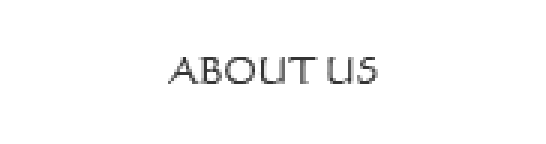
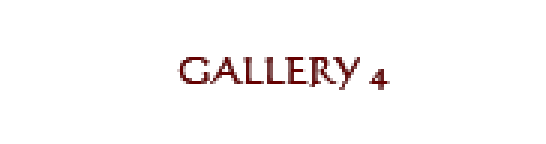
Comparing the layer stacks of the two 546x144 images. Changes:
hid "about_hover" over box(168, 57, 378, 84)
added layer "gallery4" above "gallery4_hover" over box(177, 57, 390, 90)
added layer "gallery4_hover" above "testimonial" over box(177, 57, 390, 90)
